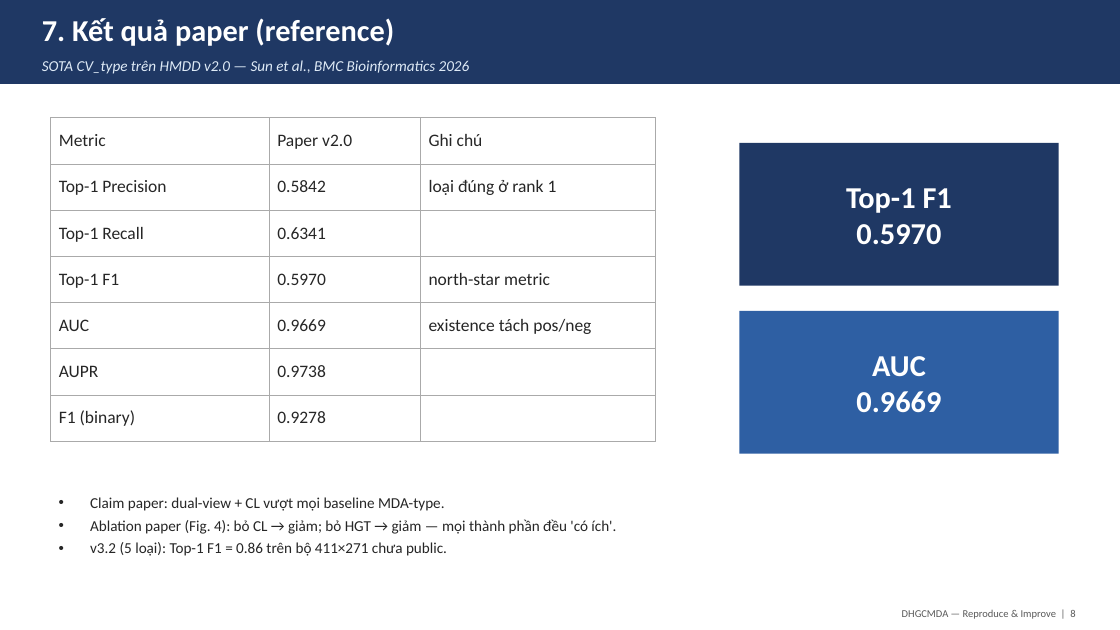
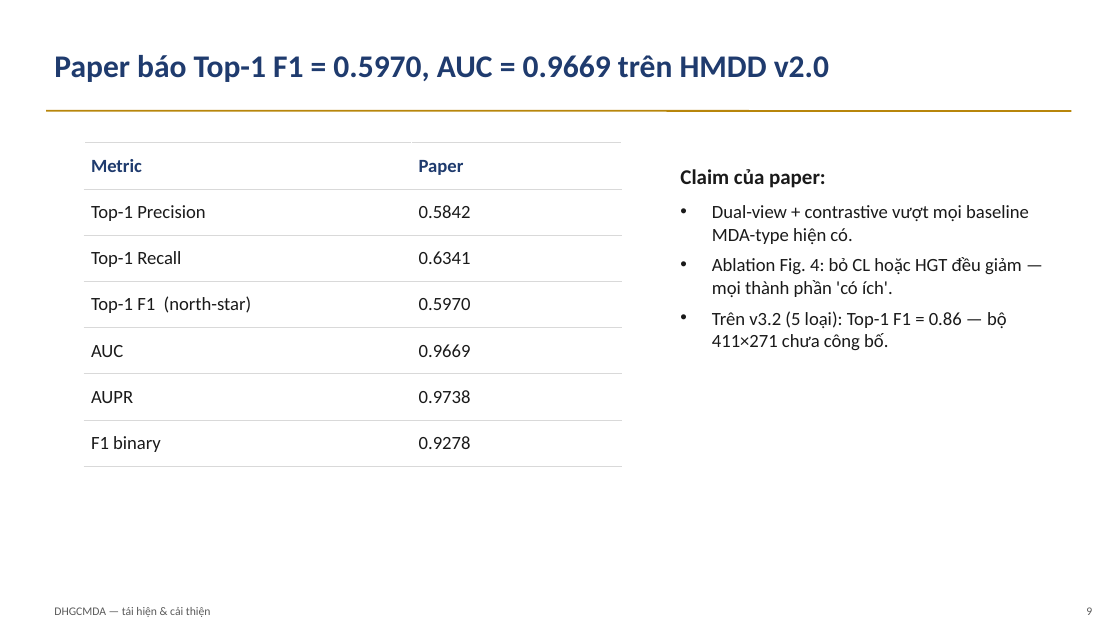
Before and after one commit to hoangtien07/DHGCMDA-fork, a slide deck: slide 9 of Slide_BaoCao_DHGCMDA.pptx (slide 8 before the commit). Drawn at 1120x630 pixels with LibreOffice and Linux fonts; fonts in the diff are those of the drawing. Boxes give left, top, right and bottom in pixels: in the first picture for what was removed or moved away, otherwise in the second. Text is boxed around its words. In the diff, an @@ line names an element or a change of style, - is before the commit and + after.

```diff
--- a/Slide_BaoCao_DHGCMDA.pptx
+++ b/Slide_BaoCao_DHGCMDA.pptx
@@ rectangle removed at (x1=0, y1=0, x2=1120, y2=84) @@
@@ text removed at (x1=42, y1=18, x2=394, y2=46) @@
-7. Kết quả paper (reference)
@@ text at (x1=54, y1=55, x2=829, y2=82): text changed; size 13 to 27 pt; text colour #DEEAF6 to #1F3B6E; bold on; italic off @@
-SOTA CV_type trên HMDD v2.0 — Sun et al., BMC Bioinformatics 2026
+Paper báo Top-1 F1 = 0.5970, AUC = 0.9669 trên HMDD v2.0
@@ line added from (46, 111) to (1071, 111), #B8860B 1.5 pt @@
@@ table at (x1=84, y1=143, x2=622, y2=456) @@
-column 1: Metric | Top-1 Precision | Top-1 Recall | Top-1 F1 | AUC | AUPR | F1 (binary)
-column 2: Paper v2.0 | 0.5842 | 0.6341 | 0.5970 | 0.9669 | 0.9738 | 0.9278
-column 3: Ghi chú | loại đúng ở rank 1 |  | north-star metric | existence tách pos/neg |  | 
+column 1: Metric | Top-1 Precision | Top-1 Recall | Top-1 F1 (north-star) | AUC | AUPR | F1 binary
+column 2: Paper | 0.5842 | 0.6341 | 0.5970 | 0.9669 | 0.9738 | 0.9278
@@ table resized from (x1=50, y1=118, x2=655, y2=430) to (x1=84, y1=143, x2=622, y2=456) @@
@@ rectangle removed at (x1=739, y1=143, x2=1059, y2=286) @@
-Top-1 F1
-0.5970
@@ text "Claim của paper:" at (x1=712, y1=205, x2=1029, y2=350): vertical alignment middle to top @@
@@ text at (x1=712, y1=205, x2=1029, y2=350): text changed; size 13 to 16 pt; text colour #262626 to #1A1A1A @@
-• Claim paper: dual-view + CL vượt mọi baseline MDA-type.
-• Ablation paper (Fig. 4): bỏ CL → giảm; bỏ HGT → giảm — mọi thành phần đều 'có ích'.
-• v3.2 (5 loại): Top-1 F1 = 0.86 trên bộ 411×271 chưa public.
+Claim của paper:
+• Dual-view + contrastive vượt mọi baseline MDA-type hiện có.
+• Ablation Fig. 4: bỏ CL hoặc HGT đều giảm — mọi thành phần 'có ích'.
+• Trên v3.2 (5 loại): Top-1 F1 = 0.86 — bộ 411×271 chưa công bố.
@@ rectangle removed at (x1=739, y1=311, x2=1059, y2=454) @@
-AUC
-0.9669
@@ text added at (x1=54, y1=607, x2=211, y2=617), 10 pt, text #5A5A5A @@
+DHGCMDA — tái hiện & cải thiện
@@ text removed at (x1=902, y1=610, x2=1075, y2=619) @@
-DHGCMDA — Reproduce & Improve | 8
@@ text added at (x1=1086, y1=607, x2=1092, y2=615), 10 pt, text #5A5A5A @@
+9
```
Also in this commit, not shown: 5 other slides changed, 9 slides added, 7 slides removed, 1 other file.
